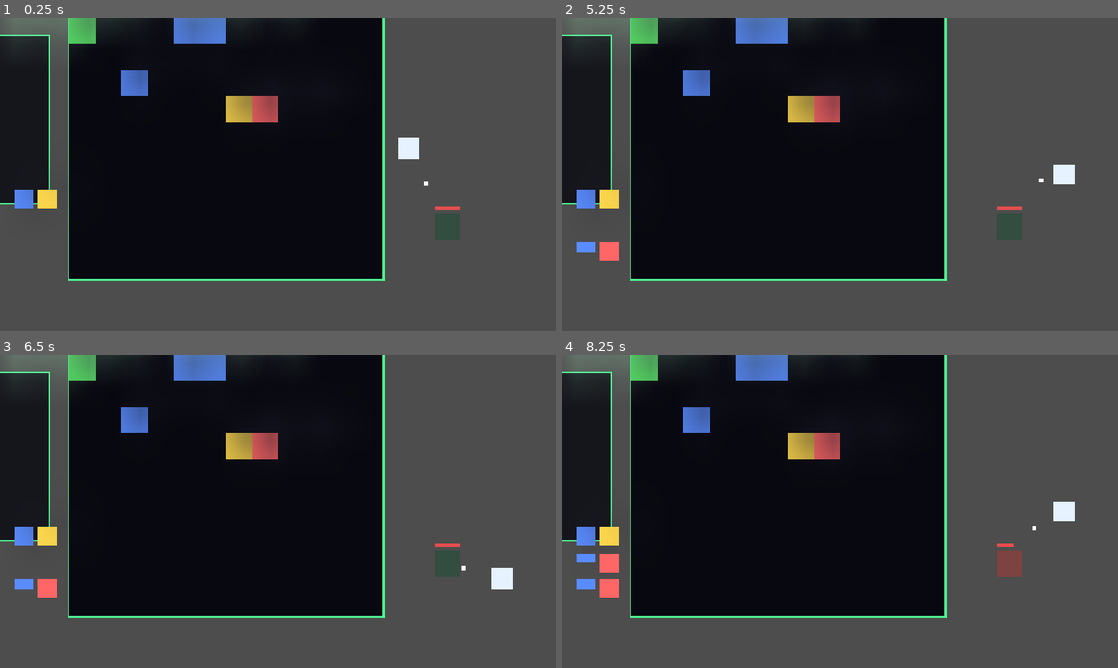
Above: before the commit, frames 1-4 (two rows, left to right).
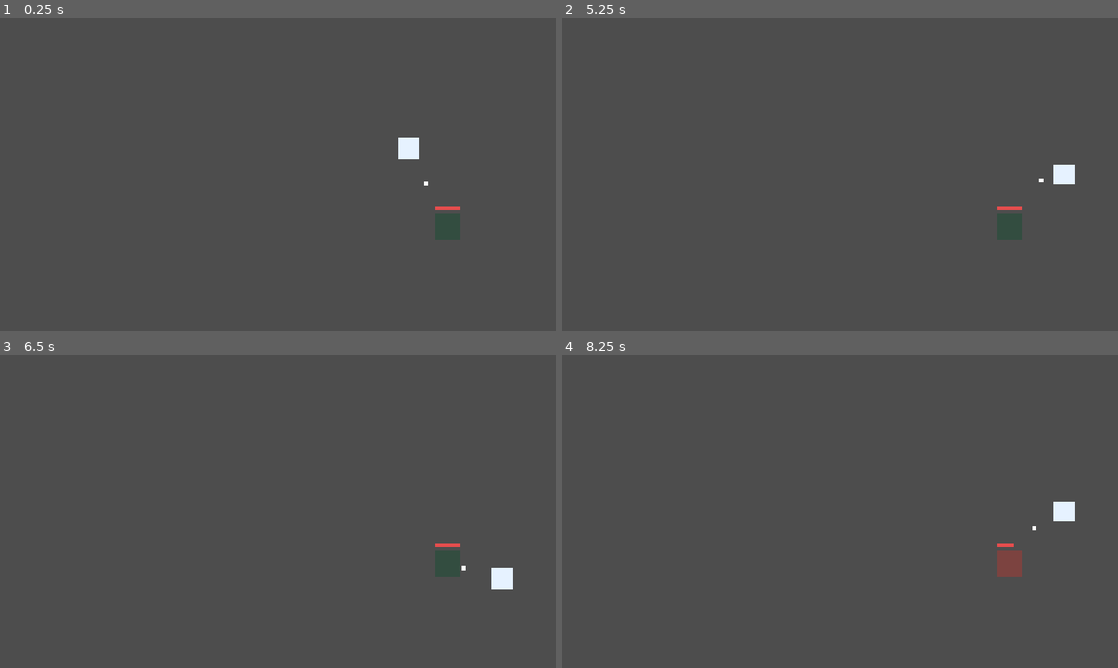
Above: after the commit, the same moments.

Repository: WuuShan/QianjingGodot
Game: Godot game, scene res://scenes/main.tscn
Two runs of this game, one before a commit and one after it. Both use one fixed random seed, a clock stepped at 60 frames per second and the inputs below.
Inputs (mouse positions are in pixels of both pictures, inside the frame that each line leads up to):
- Up to frame 1 (0.25 s): no input
- Up to frame 2 (5.25 s): move the mouse to (962, 158) at 0.52 s; hold D 0.53-1.25 s; tap B at 0.6, 5.1 s; click (962, 158) at 0.67 s; tap F at 0.8 s; drag from (728, 190) to (812, 237) at 1.27 s; move the mouse to (895, 105) at 2.02 s; hold D 2.03-2.75 s; tap V at 2.1 s; tap G at 2.3 s; drag from (812, 237) to (673, 127) at 2.77 s; move the mouse to (1006, 221) at 3.52 s; hold A 3.53-4.25 s; tap K at 3.6 s; tap R at 3.8 s; drag from (673, 127) to (756, 96) at 4.27 s; tap Enter at 5 s; move the mouse to (867, 174) at 5.02 s; hold S from 5.03 s (still down); click (867, 174) at 5.17 s
- Up to frame 3 (6.5 s): tap F at 5.3 s; release S at 5.75 s; drag from (194, 433) to (166, 527) at 5.77 s
- Up to frame 4 (8.25 s): tap Space at 6.5 s; move the mouse to (962, 495) at 6.52 s; hold W 6.53-7.25 s; tap V at 6.6 s; tap G at 6.8 s; drag from (728, 527) to (812, 574) at 7.27 s; tap Enter at 8 s; move the mouse to (895, 442) at 8.02 s; hold S from 8.03 s (still down); tap K at 8.1 s

The runs differ from the first frame. In frame 1, 53% of the frame differs, in the area x 0-70%, y 0-84%; in frame 2, 54%; in frame 3, 54%; in frame 4, 54%.

Commit message:
背包改为 B 键开关：默认隐藏虚空界面，世界只显示玩家/假人/弹幕；附带修复拖拽失败回原位（drag_origin 从未记录）

Diff:
--- a/project.godot
+++ b/project.godot
@@ -1,6 +1,10 @@
 ; Engine configuration file.
 ; It's best edited using the editor UI and not directly,
 ; since the parameters that go here are not all obvious.
+;
+; Format:
+;   [section] ; section goes between []
+;   param=value ; assign values to parameters
 
 config_version=5
 
@@ -8,14 +12,13 @@
 
 config/name="QianjingProphage"
 run/main_scene="res://scenes/main.tscn"
-config/features=PackedStringArray("4.7")
+config/features=PackedStringArray("4.8")
 
 [display]
 
 window/size/viewport_width=1280
 window/size/viewport_height=720
 window/stretch/mode="canvas_items"
-window/stretch/aspect="keep"
 
 [rendering]
 
--- a/scripts/main.gd
+++ b/scripts/main.gd
@@ -26,6 +26,7 @@
 # 拖拽状态
 var _keys_now := {}
 var _prev_keys := {}
+var backpack_open := false               # 背包界面（装备栏+暂存库+尸体）默认关闭，B 开关
 var drag_block: BlockInstance = null
 var drag_source := -1   # 0=暂存库 1=尸体 2=网格
 var drag_origin := Vector2i.ZERO
@@ -73,7 +74,7 @@
 	grid.clear_zones()
 	grid.add_zone(Rect2i(wand_block.x, wand_block.y, ZONE_W, ZONE_H))
 
-var _watched := [KEY_F, KEY_V, KEY_G, KEY_K, KEY_R]
+var _watched := [KEY_B, KEY_F, KEY_V, KEY_G, KEY_K, KEY_R]
 
 func _key_just(key: Key) -> bool:
 	return bool(_keys_now.get(key, false)) and not bool(_prev_keys.get(key, false))
@@ -105,6 +106,8 @@
 	player_pos += v.normalized() * player_speed * delta
 
 func _process_keys() -> void:
+	if _key_just(KEY_B) and drag_block == null:
+		backpack_open = not backpack_open
 	if _key_just(KEY_F):
 		var p := library.feed(1, "worm")
 		print("[喂库] 蓝×蠕虫 解析进度 %d/3（%s）" % [p, library.tier_name(p)])
@@ -159,12 +162,15 @@
 		_drop(get_global_mouse_position())
 
 func _try_pick(world: Vector2) -> void:
+	if not backpack_open:
+		return  # 背包关闭时不响应拾取
 	# 网格上的块
 	for b in grid.blocks:
 		for cell in b.cells():
 			if Vector2(cell.x + 0.5, cell.y + 0.5).distance_to(world) < 0.6:
 				drag_block = b
 				drag_source = 2
+				drag_origin = Vector2i(b.x, b.y)   # 记录原位，放不回去时退回
 				grid.remove(b)
 				return
 	# 暂存库排队块
@@ -245,14 +251,16 @@
 # ---------- 绘制 ----------
 
 func _draw() -> void:
+	_draw_player()
+	_draw_dummy()
+	_draw_projectiles()
+	if not backpack_open:
+		return  # 背包关闭：世界只显示玩家/假人/弹幕，虚空界面整体隐藏
 	_draw_zone()
 	_draw_stash()
 	_draw_grid_blocks()
 	_draw_queue_items()
 	_draw_corpse_items()
-	_draw_player()
-	_draw_dummy()
-	_draw_projectiles()
 	_draw_labels()
 	_draw_drag_ghost()
 
